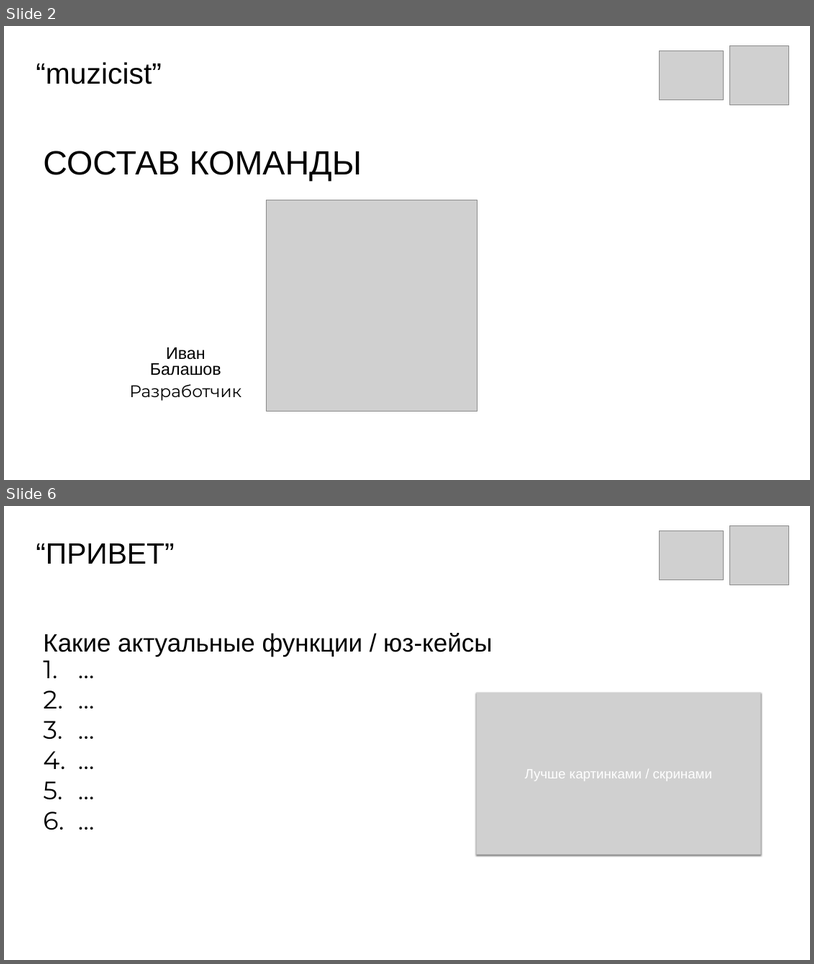
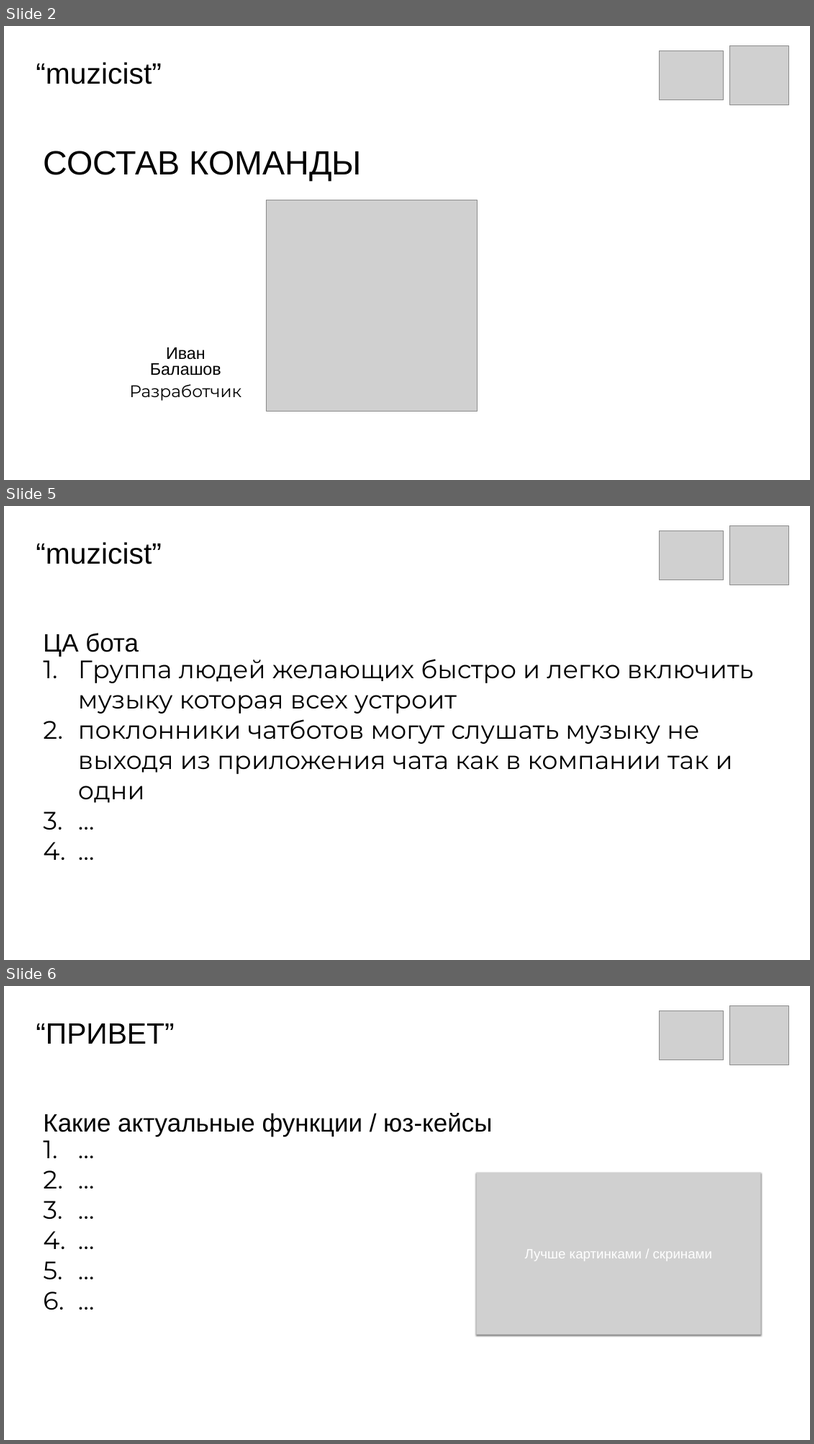
Before and after one commit to ivanbalashov239/muzicist, a slide deck: muzicist.pptx. Shown one above the other, each under a label of ours: slides 2 and 6 before the commit, slides 2, 5 and 6 after it; the slides between them are not shown. The pictures are 814x964 and 814x1444 pixels, drawn with LibreOffice and Linux fonts; fonts in the diff are those of the drawing; grey boxes stand for pictures. Boxes give left, top, right and bottom in pixels: in the first picture for what was removed or moved away, otherwise in the second. Text is boxed around its words. In the diff, an @@ line names an element or a change of style, - is before the commit and + after.

```diff
--- a/muzicist.pptx
+++ b/muzicist.pptx
@@ slide 5 added at bbox=[4, 506, 810, 960], background #FFFFFF @@
@@ picture added at bbox=[730, 526, 789, 584] @@
@@ text added at bbox=[36, 542, 162, 564], 70 pt, text #000000 @@
+“muzicist”
@@ picture added at bbox=[659, 530, 724, 579] @@
@@ text added at bbox=[43, 633, 139, 656], 60 pt, text #000000 @@
+ЦА бота
@@ text added at bbox=[78, 659, 754, 803], 60 pt, text #000000 @@
+1. Группа людей желающих быстро и легко включить музыку которая всех устроит
+2. поклонники чатботов могут слушать музыку не выходя из приложения чата как в компании так и одни
+3. …
+4. …
```
Also in this commit, not shown: 2 slides changed, 1 slide removed, 1 other file.
